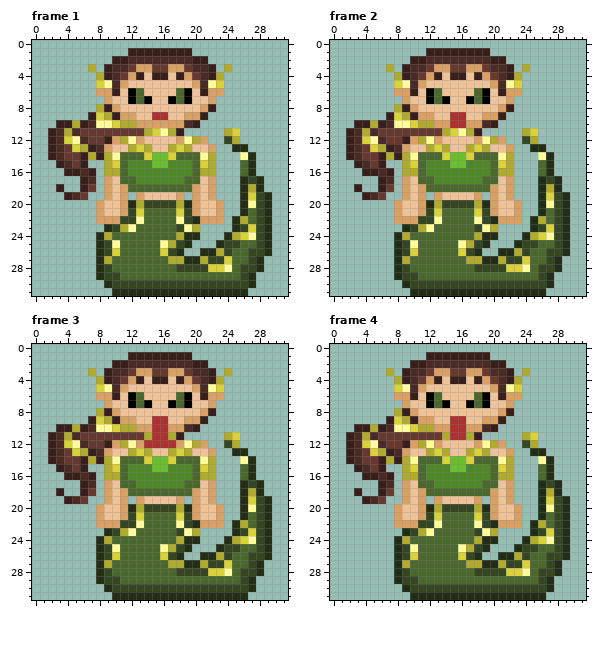
One commit to this pixel-art file: aseprites/blorong_idle.aseprite. The picture above was drawn from the file before the commit.
32x32 pixels, 4 frames. Shown: frame 1, frame 2, frame 3, frame 4.
After:
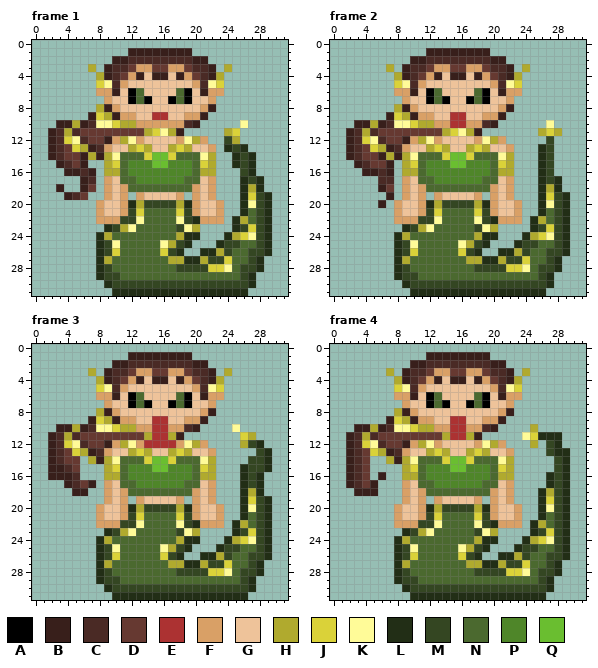
Palette (. is transparent): A #000000  B #381f1b  C #4a2a25  D #663931  E #ac3232  F #d9a066  G #eec39a  H #b0aa2e  J #dad239  K #fffb98  L #222e16  M #344622  N #4b692f  P #4f8629  Q #6abe30
The edit:
Changed rows in their new state; - is an unchanged pixel.
Frame 1:
first column x 24:
10 --K
13 LM-
14 -LM
15 -LM
16 --M
Frame 2:
first column x 3:
10 ------------------------K-
11 ---------------------..HJH
12 ---------------------..-M-
13 ----------------------.-M-
14 -----------------------LM-
15 ---DB------------------LM-
16 -----------------------LM-
17 ---C----------------------
18 .-------------------------
19 -...B---------------------
20 ---B----------------------
Frame 3:
first column x 2:
10 -----------------------K----
11 ----------------------..JH--
12 ----------------------..HML-
13 -----------------------..-ML
14 ----.-------------------.MML
15 B---.-------------------LMML
16 BB-C..------------------LML-
17 --BCDB----------------------
18 -.-B-.----------------------
19 --...-----------------------
Frame 4:
first column x 2:
10 -----------------------H----
11 ----------------------K-LLL-
12 ----------------------.--ML-
13 -----------------------..MLL
14 ---..-------------------..ML
15 BCD..-------------------..ML
16 BCD.B.------------------.-ML
17 BCDB..------------------.LML
18 --BB..--------------------ML
19 --...-----------------------
Pixel boxes of the changes (left, top, right, bottom) in both pictures:
changed: (224, 120, 248, 176)
changed: (522, 120, 562, 176)
changed: (354, 160, 394, 208)
changed: (224, 424, 272, 480)
changed: (48, 456, 96, 504)
changed: (522, 424, 570, 496)
changed: (346, 456, 394, 504)
